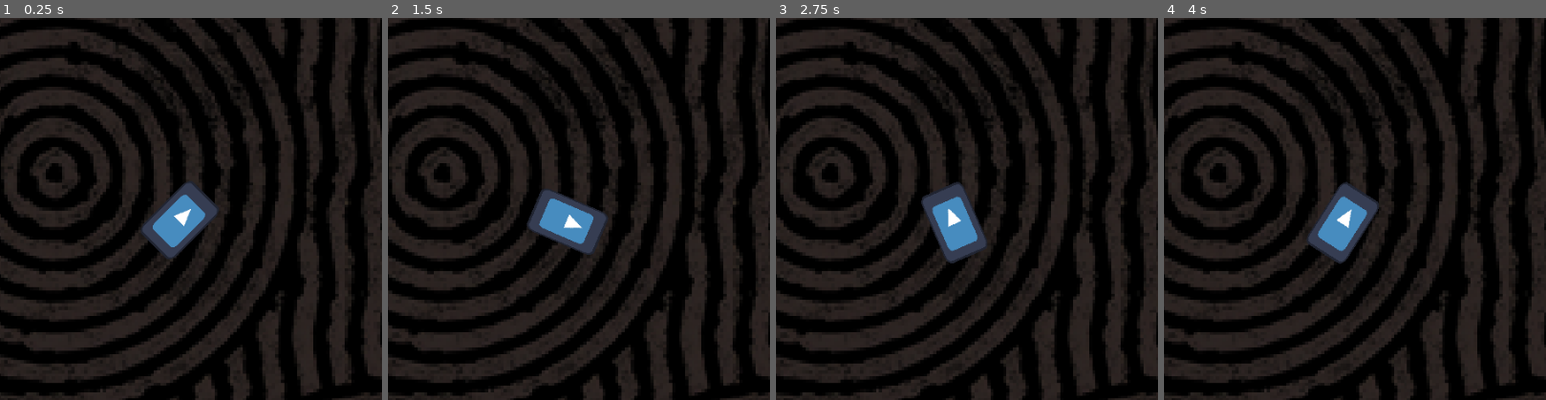
Above: before the commit, frames 1-4 (left to right).
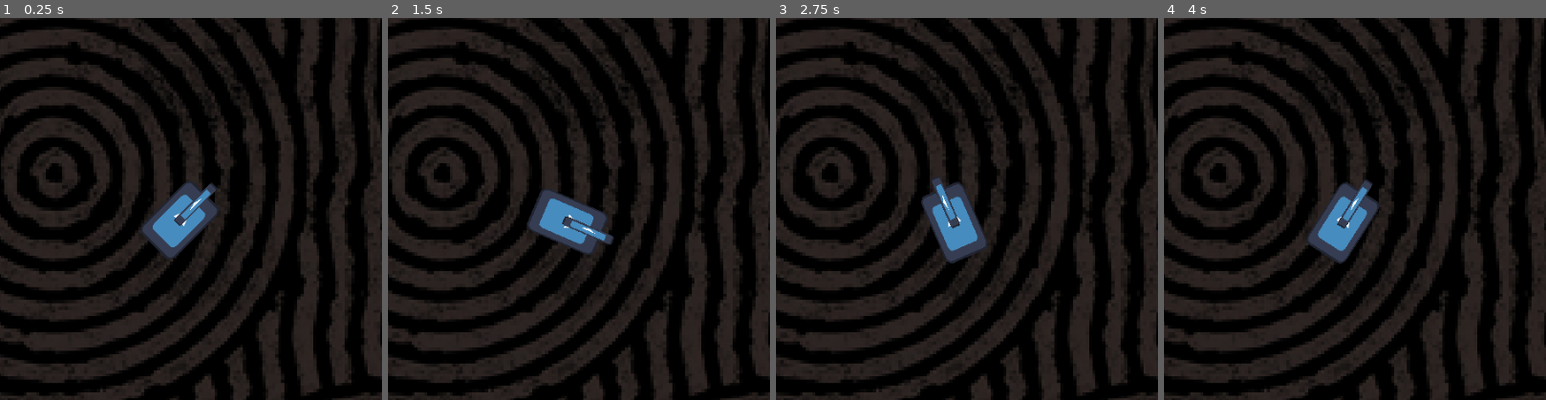
Above: after the commit, the same moments.

Repository: 4wardAerial/spaceInvaders
Game: Godot game, scene res://objects/game/game.tscn
Same seed, same stepped clock (60 frames per second), same inputs: the game is played once before the commit and once after it. The engine's default icon, where the game draws it, is replaced by a stand-in: a white triangle on a blue panel in a dark square.
Inputs (mouse positions are % of the whole screen's width and height, from its top left):
- Up to frame 1 (0.25 s): no input
- Up to frame 2 (1.5 s): tap Enter at 0.5 s; move the mouse to (72, 45) at 0.52 s; tap Q (attack) at 0.6 s; tap Space (move) at 1.25, 1.35 s; move the mouse to (30, 55) at 1.27 s
- Up to frame 3 (2.75 s): tap Enter at 2 s; move the mouse to (60, 28) at 2.02 s; tap W (special1) at 2.1 s
- Up to frame 4 (4 s): tap Space (move) at 2.75 s; move the mouse to (45, 70) at 2.77 s; tap E (special2) at 2.85 s; tap Enter at 3.5 s; move the mouse to (80, 65) at 3.52 s; tap Q (attack) at 3.6 s
The pictures show only the part of the screen within x 14-64%, y 11-61%; the shares and areas given below are measured in that part.

The runs differ from the first frame. In frame 1, 0.3% of the frame differs, in the area x 45-57%, y 43-55%; in frame 2, 0.3%; in frame 3, 0.3%; in frame 4, 0.3%, in the area x 45-55%, y 42-56%.

Commit message:
Starts reworking movement to be tank-like

Diff:
--- a/objects/player/player.tscn
+++ b/objects/player/player.tscn
@@ -13,10 +13,17 @@
 [node name="playerBody" type="CharacterBody2D" parent="."]
 script = ExtResource("1_58cc7")
 
-[node name="playerSprite" type="Sprite2D" parent="playerBody"]
+[node name="playerBottomSprite" type="Sprite2D" parent="playerBody"]
 position = Vector2(-1.4782e-05, -0.499994)
 scale = Vector2(0.5625, 0.898438)
 texture = ExtResource("1_we2eh")
+
+[node name="playerTopSprite" type="Sprite2D" parent="playerBody"]
+position = Vector2(6.41402e-06, 1.65564e-05)
+rotation = -1.57079
+scale = Vector2(0.660117, 0.117188)
+texture = ExtResource("1_we2eh")
+offset = Vector2(54.1609, -0.000732422)
 
 [node name="playerCollision" type="CollisionShape2D" parent="playerBody"]
 shape = SubResource("CapsuleShape2D_ek3hn")
--- a/objects/player/playerBody.gd
+++ b/objects/player/playerBody.gd
@@ -49,8 +49,10 @@
 		can_special_2 = false
 		$playerTimers/special2Cooldown.start(5.0)
 
+
 func _process(delta: float) -> void:
 	specials_input()
+	print(position)
 
 func _physics_process(delta: float) -> void:
 	movement_input(delta)
